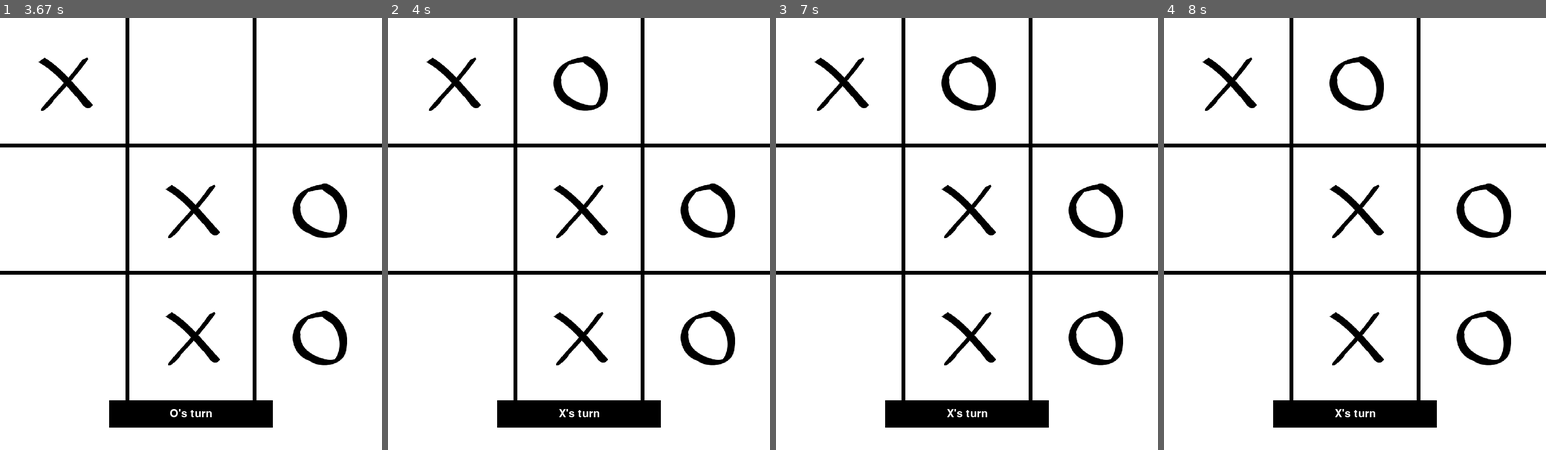
Above: before the commit, frames 1-4 (left to right).
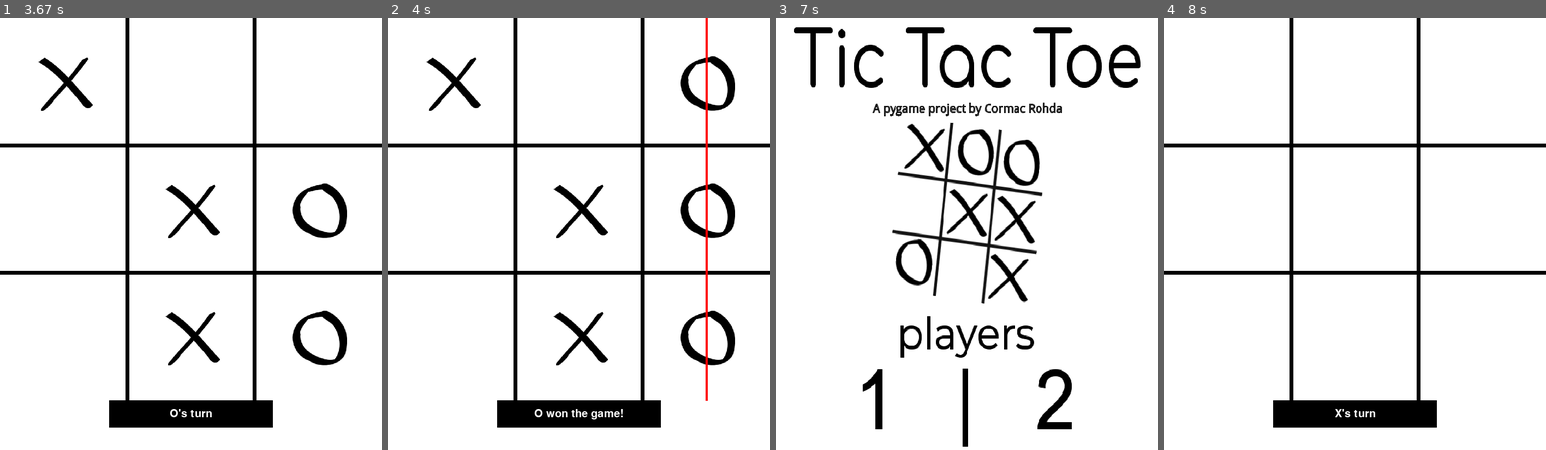
Above: after the commit, the same moments.

Repository: cRohda/Comp-Sci
Game: pygame game, started from Assignments/Final Projects/Tic Tac Toe Pygame/main_p.py
The game is run twice, just before and just after one commit, with the same random seed, the same clock (stepped at 60 frames per second) and the same inputs.
Inputs (mouse positions are in pixels of both pictures, inside the frame that each line leads up to):
- Up to frame 1 (3.67 s): click (175, 255) at 0.38 s; click (229, 333) at 0.73 s; click (91, 74) at 1.55 s; move the mouse to (179, 164) at 2.27 s; click (179, 164) at 2.47 s
- Up to frame 2 (4 s): no input
- Up to frame 3 (7 s): no input
- Up to frame 4 (8 s): move the mouse to (1492, 337) at 7.37 s; click (1492, 337) at 7.78 s

Frame 1 is identical in both runs. In frame 2, 2.0% of the frame differs, in the area x 38-91%, y 0-93%; in frame 3, 17%, in the area x 0-100%, y 0-100%; in frame 4, 3.4%.

Commit message:
Better AI

Diff:
--- a/Assignments/Final Projects/Tic Tac Toe Pygame/AI.py
+++ b/Assignments/Final Projects/Tic Tac Toe Pygame/AI.py
@@ -4,140 +4,138 @@
 def ai(board):
     # AI attack spot
     # test for win in top left
-    if (board[0][1] and board[0][2] == 'o') and (board[0][0] is None):
-        spot = 1
-    elif (board[1][0] and board[2][0] == 'o') and (board[0][0] is None):
-        spot = 1
-    elif (board[1][1] and board[2][2] == 'o') and (board[0][0] is None):
-        spot = 1
+    if (board[0][1] == 'o' and board[0][2] == 'o') and (board[0][0] is None):
+        return 1
+    elif (board[1][0] == 'o' and board[2][0] == 'o') and (board[0][0] is None):
+        return 1
+    elif (board[1][1] == 'o' and board[2][2] == 'o') and (board[0][0] is None):
+        return 1
 
     # test for win in top center
-    elif (board[0][0] and board[0][2] == 'o') and (board[0][1] is None):
-        spot = 2
-    elif (board[1][1] and board[2][1] == 'o') and (board[0][1] is None):
-        spot = 2
+    elif (board[0][0] == 'o' and board[0][2] == 'o') and (board[0][1] is None):
+        return 2
+    elif (board[1][1] == 'o' and board[2][1] == 'o') and (board[0][1] is None):
+        return 2
 
     # test for win in top right
-    elif (board[0][0] and board[0][1] == 'o') and (board[0][2] is None):
-        spot = 3
-    elif (board[1][2] and board[2][2] == 'o') and (board[0][2] is None):
-        spot = 3
-    elif (board[2][0] and board[1][1] == 'o') and (board[0][2] is None):
-        spot = 3
+    elif (board[0][0] == 'o' and board[0][1] == 'o') and (board[0][2] is None):
+        return 3
+    elif (board[1][2] == 'o' and board[2][2] == 'o') and (board[0][2] is None):
+        return 3
+    elif (board[2][0] == 'o' and board[1][1] == 'o') and (board[0][2] is None):
+        return 3
 
     # test for win in left center
-    elif (board[1][1] and board[1][2] == 'o') and (board[1][0] is None):
-        spot = 4
-    elif (board[0][0] and board[2][0] == 'o') and (board[1][0] is None):
-        spot = 4
+    elif (board[1][1] == 'o' and board[1][2] == 'o') and (board[1][0] is None):
+        return 4
+    elif (board[0][0] == 'o' and board[2][0] == 'o') and (board[1][0] is None):
+        return 4
 
     # test for win in center
-    elif (board[0][0] and board[2][2] == 'o') and (board[1][1] is None):
-        spot = 5
-    elif (board[0][2] and board[2][0] == 'o') and (board[1][1] is None):
-        spot = 5
-    elif (board[1][0] and board[1][2] == 'o') and (board[1][1] is None):
-        spot = 5
-    elif (board[0][1] and board[2][1] == 'o') and (board[1][1] is None):
-        spot = 5
+    elif (board[0][0] == 'o' and board[2][2] == 'o') and (board[1][1] is None):
+        return 5
+    elif (board[0][2] == 'o' and board[2][0] == 'o') and (board[1][1] is None):
+        return 5
+    elif (board[1][0] == 'o' and board[1][2] == 'o') and (board[1][1] is None):
+        return 5
+    elif (board[0][1] == 'o' and board[2][1] == 'o') and (board[1][1] is None):
+        return 5
 
     # test for win in right center
-    elif (board[1][0] and board[1][1] == 'o') and (board[1][2] is None):
-        spot = 6
-    elif (board[0][2] and board[2][2] == 'o') and (board[1][2] is None):
-        spot = 6
+    elif (board[1][0] == 'o' and board[1][1] == 'o') and (board[1][2] is None):
+        return 6
+    elif (board[0][2] == 'o' and board[2][2] == 'o') and (board[1][2] is None):
+        return 6
 
     # test for win in bottom right
-    elif (board[0][0] and board[1][0] == 'o') and (board[2][0] is None):
-        spot = 7
-    elif (board[0][2] and board[1][1] == 'o') and (board[2][0] is None):
-        spot = 7
-    elif (board[2][1] and board[2][2] == 'o') and (board[2][0] is None):
-        spot = 7
+    elif (board[0][0] == 'o' and board[1][0] == 'o') and (board[2][0] is None):
+        return 7
+    elif (board[0][2] == 'o' and board[1][1] == 'o') and (board[2][0] is None):
+        return 7
+    elif (board[2][1] == 'o' and board[2][2] == 'o') and (board[2][0] is None):
+        return 7
 
     # test for win in bottom center
-    elif (board[0][1] and board[1][1] == 'o') and (board[2][1] is None):
-        spot = 8
-    elif (board[2][0] and board[2][2] == 'o') and (board[2][1] is None):
-        spot = 8
+    elif (board[0][1] == 'o' and board[1][1] == 'o') and (board[2][1] is None):
+        return 8
+    elif (board[2][0] == 'o' and board[2][2] == 'o') and (board[2][1] is None):
+        return 8
 
     # test for win in bottom right
-    elif (board[2][0] and board[2][1] == 'o') and (board[2][2] is None):
-        spot = 9
-    elif (board[0][0] and board[1][1] == 'o') and (board[2][2] is None):
-        spot = 9
-    elif (board[0][2] and board[1][2] == 'o') and (board[2][2] is None):
-        spot = 9
+    elif (board[2][0] == 'o' and board[2][1] == 'o') and (board[2][2] is None):
+        return 9
+    elif (board[0][0] == 'o' and board[1][1] == 'o') and (board[2][2] is None):
+        return 9
+    elif (board[0][2] == 'o' and board[1][2] == 'o') and (board[2][2] is None):
+        return 9
 
     # AI Defend spot
-    # test for win in top left
-    if (board[0][1] and board[0][2] == 'x') and (board[0][0] is None):
-        spot = 1
-    elif (board[1][0] and board[2][0] == 'x') and (board[0][0] is None):
-        spot = 1
-    elif (board[1][1] and board[2][2] == 'x') and (board[0][0] is None):
-        spot = 1
+    # test for defend in top left
+    elif (board[0][1] == 'x' and board[0][2] == 'x') and (board[0][0] is None):
+        return 1
+    elif (board[1][0] == 'x' and board[2][0] == 'x') and (board[0][0] is None):
+        return 1
+    elif (board[1][1] == 'x' and board[2][2] == 'x') and (board[0][0] is None):
+        return 1
 
-    # test for win in top center
-    elif (board[0][0] and board[0][2] == 'x') and (board[0][1] is None):
-        spot = 2
-    elif (board[1][1] and board[2][1] == 'x') and (board[0][1] is None):
-        spot = 2
+    # test for defend in top center
+    elif (board[0][0] == 'x' and board[0][2] == 'x') and (board[0][1] is None):
+        return 2
+    elif (board[1][1] == 'x' and board[2][1] == 'x') and (board[0][1] is None):
+        return 2
 
-    # test for win in top right
-    elif (board[0][0] and board[0][1] == 'x') and (board[0][2] is None):
-        spot = 3
-    elif (board[1][2] and board[2][2] == 'x') and (board[0][2] is None):
-        spot = 3
-    elif (board[2][0] and board[1][1] == 'x') and (board[0][2] is None):
-        spot = 3
+    # test for defend in top right
+    elif (board[0][0] == 'x' and board[0][1] == 'x') and (board[0][2] is None):
+        return 3
+    elif (board[1][2] == 'x' and board[2][2] == 'x') and (board[0][2] is None):
+        return 3
+    elif (board[2][0] == 'x' and board[1][1] == 'x') and (board[0][2] is None):
+        return 3
 
-    # test for win in left center
-    elif (board[1][1] and board[1][2] == 'x') and (board[1][0] is None):
-        spot = 4
-    elif (board[0][0] and board[2][0] == 'x') and (board[1][0] is None):
-        spot = 4
+    # test for defend in left center
+    elif (board[1][1] == 'x' and board[1][2] == 'x') and (board[1][0] is None):
+        return 4
+    elif (board[0][0] == 'x' and board[2][0] == 'x') and (board[1][0] is None):
+        return 4
 
-    # test for win in center
-    elif (board[0][0] and board[2][2] == 'x') and (board[1][1] is None):
-        spot = 5
-    elif (board[0][2] and board[2][0] == 'x') and (board[1][1] is None):
-        spot = 5
-    elif (board[1][0] and board[1][2] == 'x') and (board[1][1] is None):
-        spot = 5
-    elif (board[0][1] and board[2][1] == 'x') and (board[1][1] is None):
-        spot = 5
+    # test for defend in center
+    elif (board[0][0] == 'x' and board[2][2] == 'x') and (board[1][1] is None):
+        return 5
+    elif (board[0][2] == 'x' and board[2][0] == 'x') and (board[1][1] is None):
+        return 5
+    elif (board[1][0] == 'x' and board[1][2] == 'x') and (board[1][1] is None):
+        return 5
+    elif (board[0][1] == 'x' and board[2][1] == 'x') and (board[1][1] is None):
+        return 5
 
-    # test for win in right center
-    elif (board[1][0] and board[1][1] == 'x') and (board[1][2] is None):
-        spot = 6
-    elif (board[0][2] and board[2][2] == 'x') and (board[1][2] is None):
-        spot = 6
+    # test for defend in right center
+    elif (board[1][0] == 'x' and board[1][1] == 'x') and (board[1][2] is None):
+        return 6
+    elif (board[0][2] == 'x' and board[2][2] == 'x') and (board[1][2] is None):
+        return 6
 
-    # test for win in bottom right
-    elif (board[0][0] and board[1][0] == 'x') and (board[2][0] is None):
-        spot = 7
-    elif (board[0][2] and board[1][1] == 'x') and (board[2][0] is None):
-        spot = 7
-    elif (board[2][1] and board[2][2] == 'x') and (board[2][0] is None):
-        spot = 7
+    # test for defend in bottom right
+    elif (board[0][0] == 'x' and board[1][0] == 'x') and (board[2][0] is None):
+        return 7
+    elif (board[0][2] == 'x' and board[1][1] == 'x') and (board[2][0] is None):
+        return 7
+    elif (board[2][1] == 'x' and board[2][2] == 'x') and (board[2][0] is None):
+        return 7
 
-    # test for win in bottom center
-    elif (board[0][1] and board[1][1] == 'x') and (board[2][1] is None):
-        spot = 8
-    elif (board[2][0] and board[2][2] == 'x') and (board[2][1] is None):
-        spot = 8
+    # test for defend in bottom center
+    elif (board[0][1] == 'x' and board[1][1] == 'x') and (board[2][1] is None):
+        return 8
+    elif (board[2][0] == 'x' and board[2][2] == 'x') and (board[2][1] is None):
+        return 8
 
-    # test for win in bottom right
-    elif (board[2][0] and board[2][1] == 'x') and (board[2][2] is None):
-        spot = 9
-    elif (board[0][0] and board[1][1] == 'x') and (board[2][2] is None):
-        spot = 9
-    elif (board[0][2] and board[1][2] == 'x') and (board[2][2] is None):
-        spot = 9
+    # test for defend in bottom right
+    elif (board[2][0] == 'x' and board[2][1] == 'x') and (board[2][2] is None):
+        return 9
+    elif (board[0][0] == 'x' and board[1][1] == 'x') and (board[2][2] is None):
+        return 9
+    elif (board[0][2] == 'x' and board[1][2] == 'x') and (board[2][2] is None):
+        return 9
 
     # random spot
     else:
-        spot = randint(1, 9)
-
-    return spot
+        return randint(1, 9)
--- a/Assignments/Final Projects/Tic Tac Toe Pygame/main_p.py
+++ b/Assignments/Final Projects/Tic Tac Toe Pygame/main_p.py
@@ -90,7 +90,6 @@
 
 def is_winner():
     global board, winner, tie, message, total_turns
-    print(total_turns)
 
     # Test for wins in rows
     for row in range(0, 3):
@@ -157,6 +156,9 @@
         turn = 'x'
 
     pg.display.update()
+    print('\n' * 25)
+    for i in board:
+        print(i)
 
 
 def game_click():
--- a/Assignments/Final Projects/Tic Tac Toe Pygame/tictactoe.py
+++ /dev/null
@@ -1,208 +0,0 @@
-import pygame
-import sys
-import time
-from pygame.locals import *
-
-# Variables to be used
-height = 700
-width = 700
-turn = 'x'
-winner = None
-tie = None
-white = (255, 255, 255)
-black = (0, 0, 0)
-COORD_MOD = 70
-but_win = 'o'
-
-# Sets board as 3 rows of the 3
-board = [[None] * 3, [None] * 3, [None] * 3]
-
-# Initialize pygame
-pygame.init()
-
-# Set display and game speeds
-frames = 30
-clock = pygame.time.Clock()
-display = pygame.display.set_mode((width, height + 100), 0, 32)
-pygame.display.set_caption("Pygame TicTacToe by Cormac")
-
-# import sprites
-title = pygame.image.load("title.png")
-x_sprite = pygame.image.load("X.png")
-o_sprite = pygame.image.load("O.png")
-
-# resize sprites
-title = pygame.transform.scale(title, (width, height + 100))
-x_sprite = pygame.transform.scale(x_sprite, (80, 80))
-o_sprite = pygame.transform.scale(o_sprite, (80, 80))
-
-
-def window_init():
-    display.blit(title, (0, 0))
-
-    pygame.display.update()
-    time.sleep(3)
-    display.fill(white)
-
-    pygame.draw.line(display, black, (width / 3, 0), (width / 3, height), 7)
-    pygame.draw.line(display, black, (width / 3 * 2, 0), (width / 3 * 2, height), 7)
-
-    pygame.draw.line(display, black, (0, height / 3), (width, height / 3), 7)
-    pygame.draw.line(display, black, (0, height / 3 * 2), (width, height / 3 * 2), 7)
-    tie_check()
-
-
-def tie_check():
-    global tie
-    global but_win
-    message = 'nul'
-
-    if winner is None:
-        message = f"{turn.upper()}'s turn"
-    elif winner is not None:
-        message = f"{but_win.upper()} won the game!"
-    if tie:
-        message = "Game ended in a tie"
-
-    font = pygame.font.Font(None, 30)
-
-    text = font.render(message, True, white)
-
-    display.fill(black, (width / 2 - 150, height, 300, 50))
-    text_rect = text.get_rect(center=(width / 2, height + 25))
-    display.blit(text, text_rect)
-    pygame.display.update()
-
-
-def win_test():
-    global board, winner, tie
-
-    # Test wins in row
-    for row in range(0, 3):
-        if (board[row][0] == board[row][1] == board[row][2]) and (board[row][0] is not None):
-            winner = board[row][0]
-            pygame.draw.line(display, (250, 0, 0),
-                             (0, (row + 1) * height / 3 - height / 6),
-                             (width, (row + 1) * height / 3 - height / 6),
-                             4)
-            break
-
-    # Test wins in column
-    for col in range(0, 3):
-        if (board[0][col] == board[1][col] == board[2][col]) and (board[0][col] is not None):
-            winner = board[0][col]
-            pygame.draw.line(display, (250, 0, 0),
-                             ((col + 1) * width / 3 - width / 6, 0),
-                             ((col + 1) * width / 3 - width / 6, height),
-                             4)
-            break
-
-    # Test wins in diagonal
-    if (board[0][0] == board[1][1] == board[2][2]) and (board[0][0] is not None):
-        winner = board[0][0]
-        pygame.draw.line(display, (250, 70, 70), (50, 50), (600, 600), 4)
-
-    if (board[0][2] == board[1][1] == board[2][0]) and (board[0][2] is not None):
-        winner = board[0][2]
-        pygame.draw.line(display, (250, 70, 70), (650, 50), (50, 600), 4)
-
-    # If all are filled then tie
-    if all([all(row) for row in board]) and winner is None:
-        tie = True
-    tie_check()
-
-
-def drawturn(row, col):
-    global board, turn, but_win
-    pos_x, pos_y = 0, 0
-
-    if row == 1:
-        pos_x = COORD_MOD
-
-    if row == 2:
-        pos_x = width / 3 + COORD_MOD
-
-    if row == 3:
-        pos_x = width / 3 * 2 + COORD_MOD
-
-    if col == 1:
-        pos_y = COORD_MOD
-
-    if col == 2:
-        pos_y = height / 3 + COORD_MOD
-
-    if col == 3:
-        pos_y = height / 3 * 2 + COORD_MOD
-
-    board[row-1][col-1] = turn
-
-    if turn == 'x':
-        display.blit(x_sprite, (pos_y, pos_x))
-        turn = 'o'
-        but_win = 'x'
-
-    else:
-        display.blit(o_sprite, (pos_y, pos_x))
-        turn = 'x'
-        but_win = 'o'
-
-    pygame.display.update()
-
-
-def click():
-
-    x, y = pygame.mouse.get_pos()
-
-    if x < width / 3:
-        col = 1
-
-    elif x < width / 3 * 2:
-        col = 2
-
-    elif x < width:
-        col = 3
-
-    else:
-        col = None
-
-    if y < height / 3:
-        row = 1
-
-    elif y < height / 3 * 2:
-        row = 2
-
-    elif y < height:
-        row = 3
-
-    else:
-        row = None
-
-    if row and col and board[row - 1][col - 1] is None:
-        global turn
-        drawturn(row, col)
-        win_test()
-
-
-def reset():
-    global board, winner, turn, tie
-    time.sleep(3)
-    turn = 'x'
-    tie = False
-    window_init()
-    winner = None
-    board = [[None]*3, [None]*3, [None]*3]
-
-
-window_init()
-
-while True:
-    for event in pygame.event.get():
-        if event.type == QUIT:
-            pygame.quit()
-            sys.exit()
-        elif event.type == MOUSEBUTTONDOWN:
-            click()
-            if winner or tie:
-                reset()
-    pygame.display.update()
-    clock.tick(frames)
